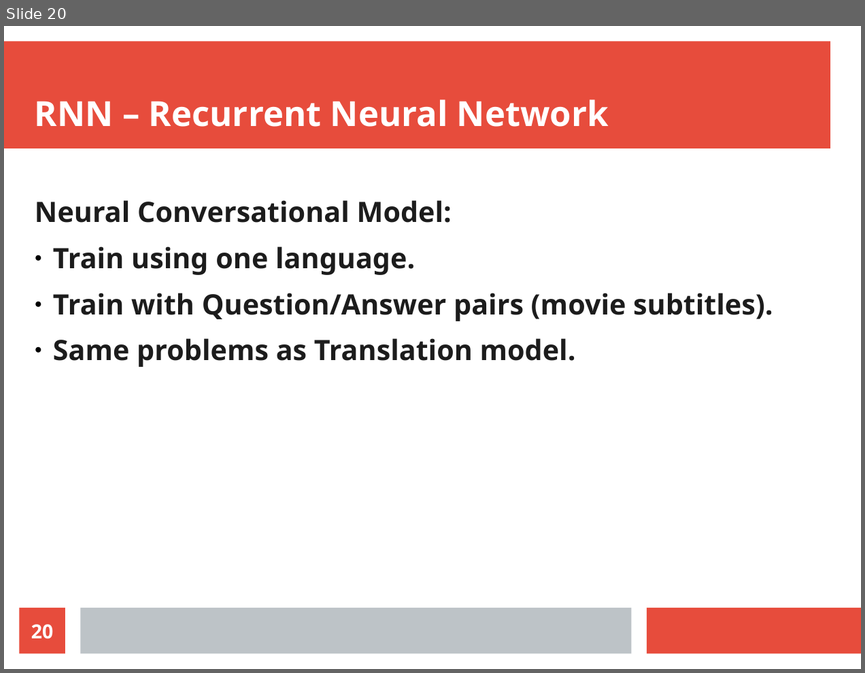
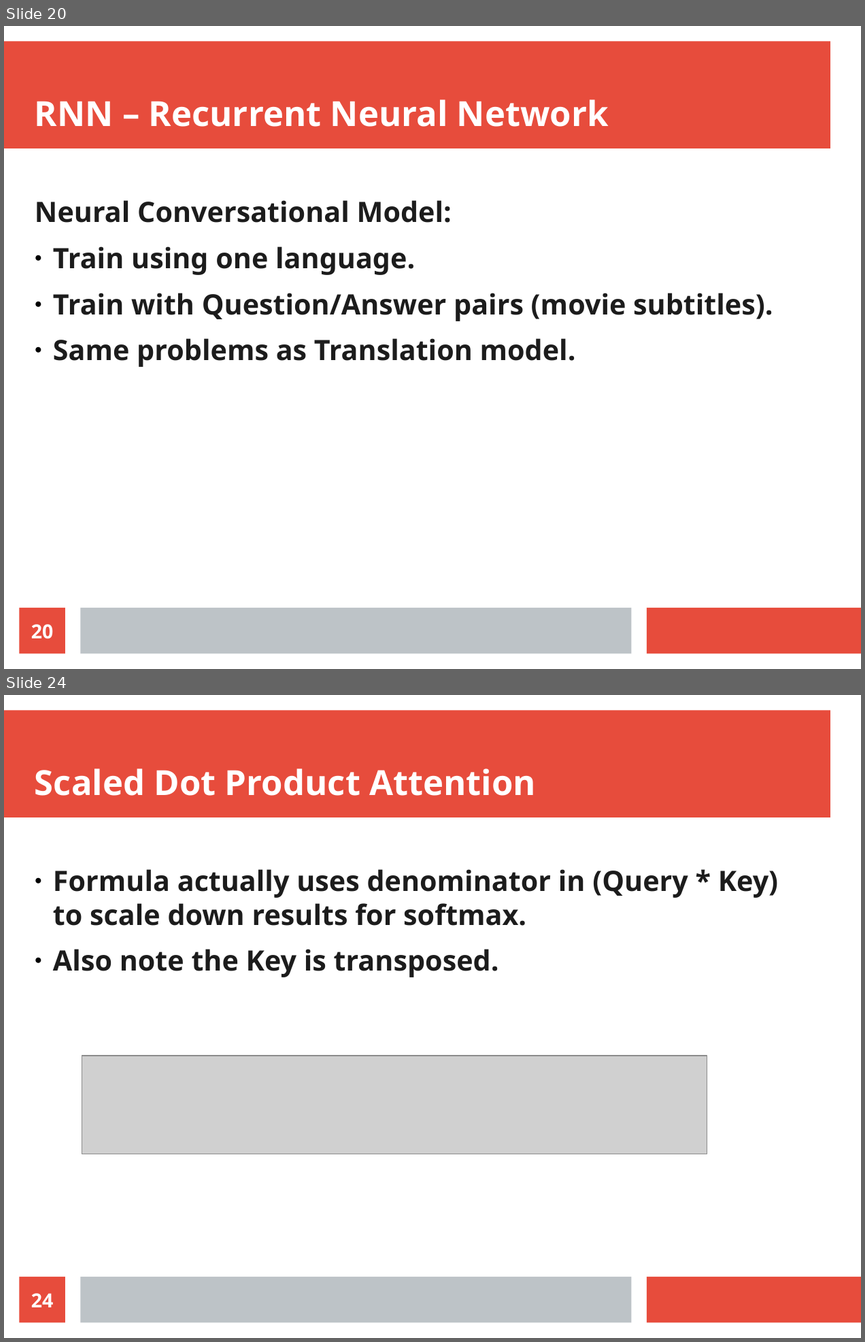
Before and after one commit to radiodee1/liebman_spring20, a slide deck: pdf/thesis_presentation.odp. Shown one above the other, each under a label of ours: slide 20 before the commit, slides 20 and 24 after it; the slides between them are not shown. The pictures are 865x673 and 865x1342 pixels, drawn with LibreOffice and Linux fonts; fonts in the diff are those of the drawing; grey boxes stand for pictures. Boxes give left, top, right and bottom in pixels: in the first picture for what was removed or moved away, otherwise in the second. Text is boxed around its words. In the diff, an @@ line names an element or a change of style, - is before the commit and + after.

```diff
--- a/pdf/thesis_presentation.odp
+++ b/pdf/thesis_presentation.odp
@@ slide 24 added at [4,695,861,1338], background #FFFFFF; not listed: 3 template elements that a slide beside it also shows @@
@@ title added at [35,768,536,796], 32 pt, text #FFFFFF, bold @@
+Scaled Dot Product Attention
@@ text added at [53,869,778,977], 26 pt, text #1C1C1C, bold @@
+● Formula actually uses denominator in (Query * Key) to scale down results for softmax.
+● Also note the Key is transposed.
@@ picture added at [82,1056,707,1154] @@
@@ page number added at [20,1276,65,1323], fill #E74C3C, 18 pt, text #FFFFFF, bold @@
+24
```
Also in this commit, not shown: 7 other slides added, 1 other file.
